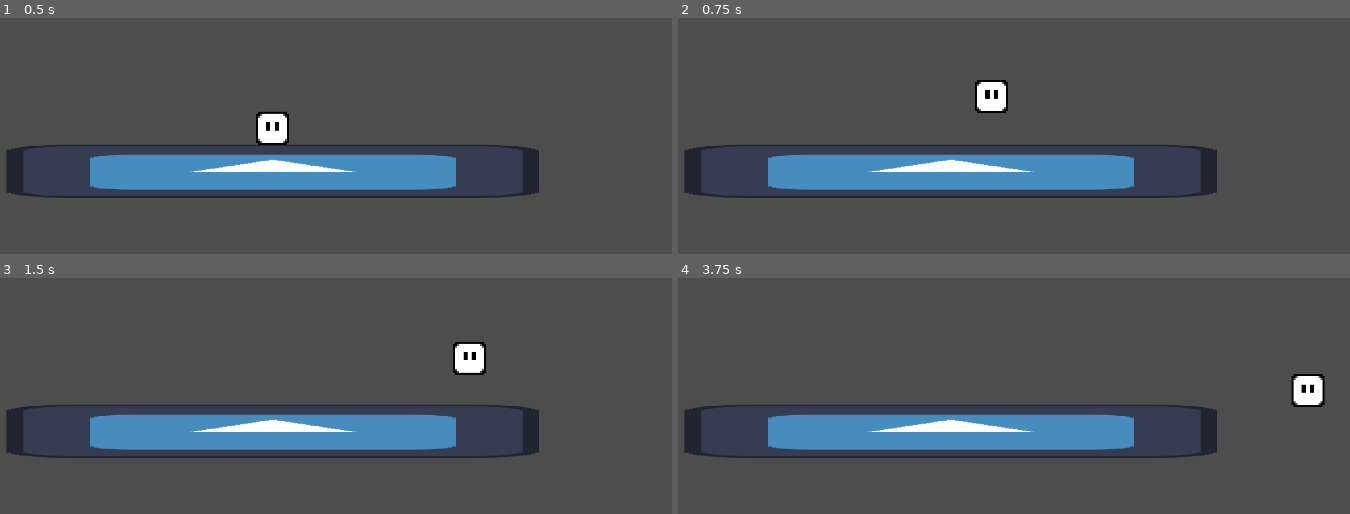
Above: before the commit, frames 1-4 (two rows, left to right).
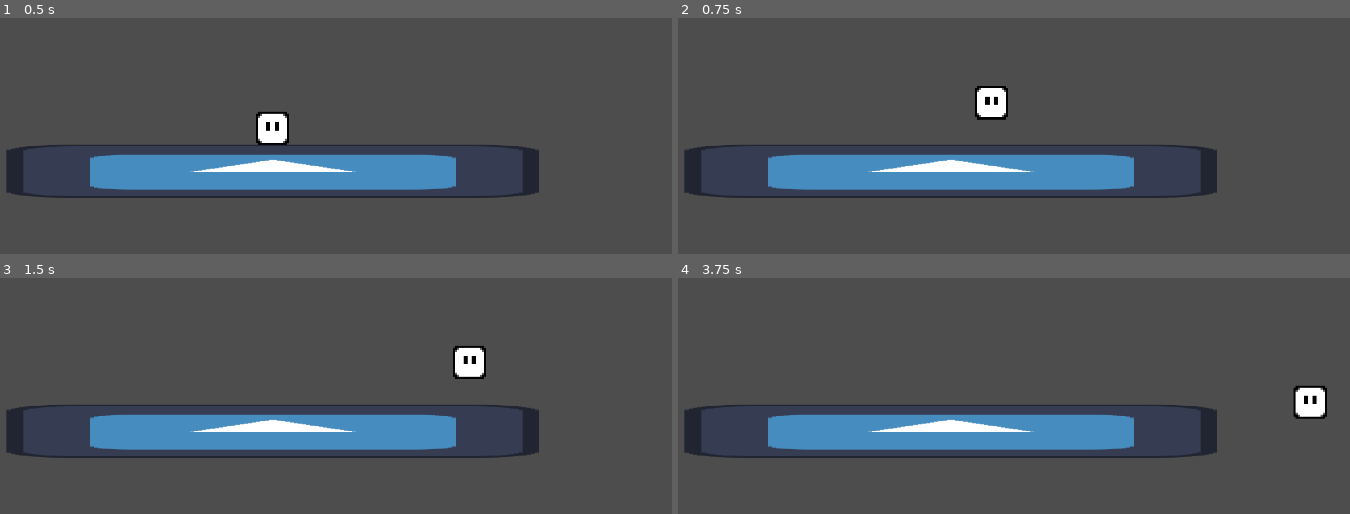
Above: after the commit, the same moments.

Repository: picalexs/LightBender
Game: Godot game, scene res://levels/test_room/test_scene.tscn
Same seed, same stepped clock (60 frames per second), same inputs: the game is played once before the commit and once after it. The engine's default icon, where the game draws it, is replaced by a stand-in: a white triangle on a blue panel in a dark square.
Inputs:
- Up to frame 1 (0.5 s): no input
- Up to frame 2 (0.75 s): tap Enter (ui_accept) at 0.5 s; hold Right (ui_right) from 0.53 s (still down); hold Enter (ui_accept) from 0.53 s (still down)
- Up to frame 3 (1.5 s): keep holding Right (ui_right); release Enter (ui_accept) at 1.28 s; tap Enter (ui_accept) at 1.35 s
- Up to frame 4 (3.75 s): tap Enter (ui_accept) at 1.52, 1.82, 2.85, 3.02, 3.32 s; release Right (ui_right) at 2.03 s; hold Left (ui_left) 2.03-2.78 s; hold Enter (ui_accept) 2.03-2.78 s; hold Right (ui_right) from 2.78 s (still down); hold Enter (ui_accept) from 3.53 s (still down)

Frame 1 is identical in both runs. In frame 2, 0.5% of the frame differs, in the area x 44-50%, y 26-44%; in frame 3, 0.3%; in frame 4, 0.8%, in the area x 91-97%, y 40-60%.

Commit message:
Player: small bug fixes

Diff:
--- a/light-bender/features/player/player.tscn
+++ b/light-bender/features/player/player.tscn
@@ -9,8 +9,7 @@
 [node name="Player" type="CharacterBody2D" unique_id=640300134]
 script = ExtResource("1_fcb3x")
 friction = 8.0
-jump_force = 900.0
-jump_hang_speed_mult = 1.2
+jump_force = 800.0
 
 [node name="Sprite2D" type="Sprite2D" parent="." unique_id=496765949]
 scale = Vector2(5, 5)
--- a/light-bender/features/player/player_movement.gd
+++ b/light-bender/features/player/player_movement.gd
@@ -22,7 +22,6 @@
 @export_group("Jump Feel")
 @export var jump_hang_threshold: float = 50.0
 @export var jump_hang_accel_mult: float = 1.1
-@export var jump_hang_speed_mult: float = 1.3
 @export var jump_hang_gravity_mult: float = 0.5
 
 # ── Gravity ───────────────────────────────────────────────────────────────────
@@ -99,6 +98,10 @@
 	_is_jumping = true
 	_coyote_timer = 0.0
 	_jump_buffer_timer = 0.0
+	# No release event will come, so apply the cut right now.
+	if not Input.is_action_pressed("ui_accept"):
+		velocity.y *= jump_cut_mult
+		_is_jumping = false
 
 
 # Physics-based acceleration / deceleration with optional momentum conservation and friction.
@@ -110,12 +113,15 @@
 	if on_floor:
 		accel_rate = acceleration if absf(target_speed) > 0.01 else deceleration
 	else:
-		accel_rate = (acceleration * accel_in_air) if absf(target_speed) > 0.01 else (deceleration * decel_in_air)
+		if absf(target_speed) > 0.01:
+			accel_rate = acceleration * accel_in_air
+		else:
+			accel_rate = deceleration * decel_in_air
 
-	# At the apex: widen the effective movement window
+	# At the apex: snappier acceleration only — no speed-target boost to avoid
+	# the apex multiplier locking in a higher speed via momentum conservation.
 	if _is_jumping and absf(velocity.y) < jump_hang_threshold:
 		accel_rate *= jump_hang_accel_mult
-		target_speed *= jump_hang_speed_mult
 
 	# Preserve speed when already moving faster than input in the same direction (air only)
 	if conserve_momentum \
@@ -125,8 +131,10 @@
 			and absf(target_speed) > 0.01:
 		accel_rate = 0.0
 
+	# Raw Euler (velocity.x += step * delta) overshoots when accel_rate * delta > 1.
 	var speed_dif := target_speed - velocity.x
-	velocity.x += pow(absf(speed_dif) * accel_rate, velocity_power) * signf(speed_dif) * delta
+	var step := pow(absf(speed_dif) * accel_rate, velocity_power) * delta
+	velocity.x = move_toward(velocity.x, target_speed, step)
 
 	# Ground friction when idle
 	if on_floor and absf(dir) < 0.01:
